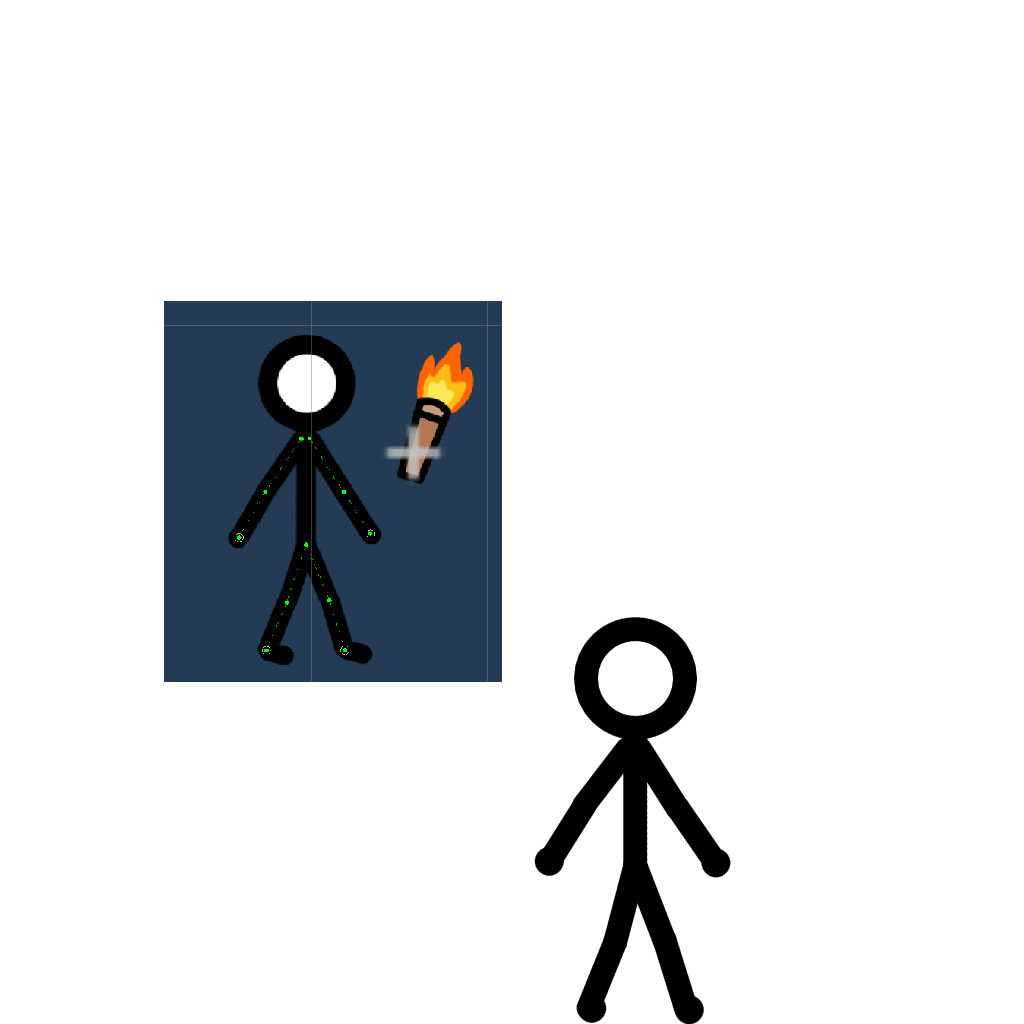
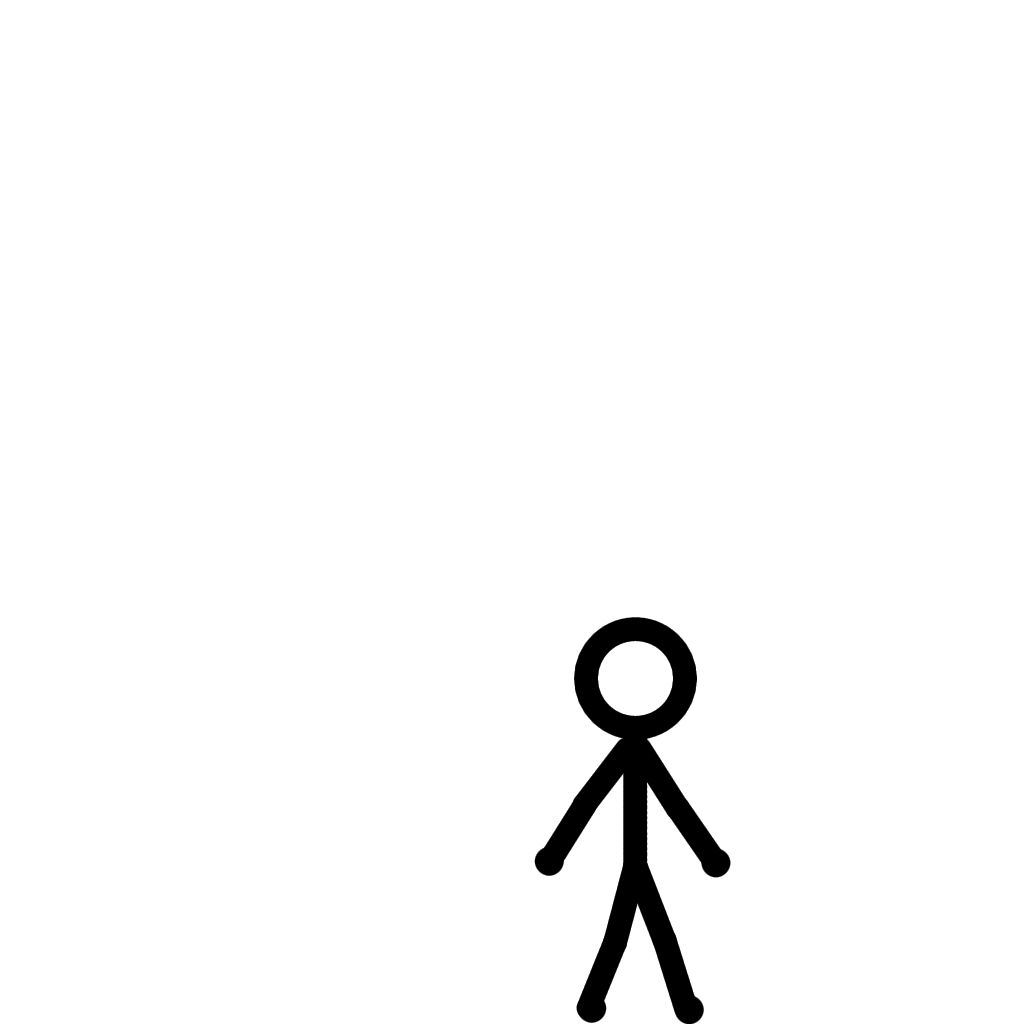
The second 1024x1024 image is a revision of the first. Changes to its layers:
hid group "References" (25 layers) over <box>164,301,502,682</box>
hid "Screenshot 2026-11-04 at 8.27.10 AM.png", painted on it over <box>164,301,502,682</box>
